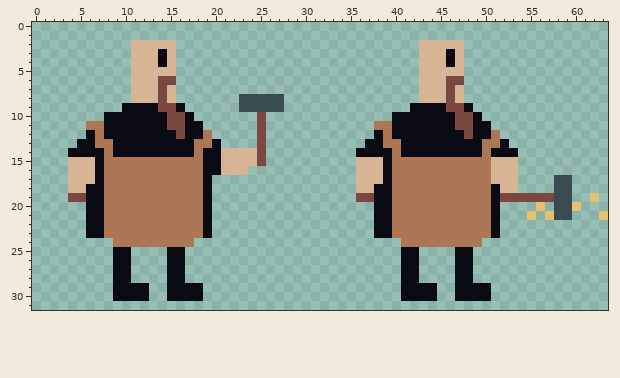
Pixel-art sprite -- camp-lilac/Assets/Sprites/Black Smith Animated with sparks.png. The first picture shows the starting point.
The file is 64x32 pixels.
The result:
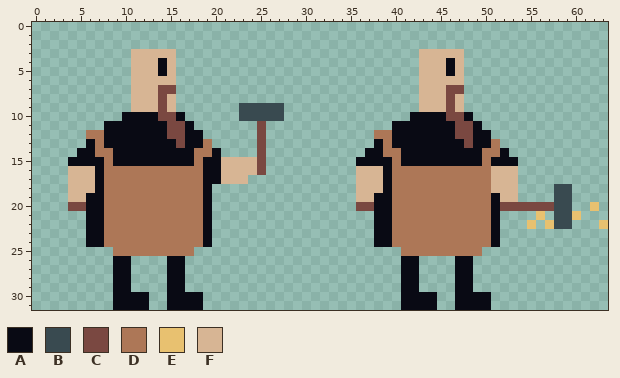
Palette (. is transparent): A #090a14  B #394a50  C #7a4841  D #ad7757  E #e8c170  F #d7b594
Diff:
y 2: x 11..15 FFFFF -> .....; x 43..47 FFFFF -> .....
y 3: x 14 A -> F; x 46 A -> F
y 5: x 14 F -> A; x 46 F -> A
y 6: x 14..15 CC -> FF; x 46..47 CC -> FF
y 7: x 15 F -> C; x 47 F -> C
y 8: x 23..27 BBBBB -> .....
y 9: x 10..13 AAAA -> .FFF; x 15..16 CA -> F.; x 42..45 AAAA -> .FFF; x 47..48 CA -> F.
y 10: x 8..9 AA -> ..; x 14 A -> C; x 16..17 CA -> A.; x 23..27 ..C.. -> BBBBB; x 40..41 AA -> ..; x 46 A -> C; x 48..49 CA -> A.
y 11: x 6..7 DD -> ..; x 18 A -> .; x 38..39 DD -> ..; x 50 A -> .
y 12: x 6 A -> D; x 15 A -> C; x 19 D -> .; x 38 A -> D; x 47 A -> C; x 51 D -> .
y 13: x 5 A -> .; x 8 D -> A; x 16 A -> C; x 18 D -> A; x 20 A -> .; x 37 A -> .; x 40 D -> A; x 48 A -> C; x 50 D -> A; x 52 A -> .
y 14: x 4 A -> .; x 7 A -> D; x 19 A -> D; x 21..24 FFFF -> ....; x 36 A -> .; x 39 A -> D; x 51 A -> D; x 53 A -> .
y 15: x 4..6 FFF -> AAA; x 9..17 DDDDDDDDD -> AAAAAAAAA; x 36..38 FFF -> AAA; x 41..49 DDDDDDDDD -> AAAAAAAAA; x 51..53 FFF -> AAA
y 16: x 24..25 .. -> FC
y 17: x 20..23 .... -> AFFF; x 58..59 BB -> ..
y 18: x 6 A -> F; x 38 A -> F; x 51 A -> F
y 19: x 4..5 CC -> FF; x 36..37 CC -> FF; x 52..57 CCCCCC -> FF....; x 62 E -> .
y 20: x 4..5 .. -> CC; x 36..37 .. -> CC; x 52..57 ....E. -> CCCCCC; x 60 E -> .; x 62 . -> E
y 21: x 55..57 E.E -> .E.; x 60 . -> E; x 63 E -> .
y 22: x 55 . -> E; x 57..59 ... -> EBB; x 63 . -> E
y 24: x 6..8 ... -> AAD; x 18..19 .. -> DA; x 38..40 ... -> AAD; x 50..51 .. -> DA
y 25: x 9..17 AA....AA. -> DDDDDDDDD; x 41..49 AA....AA. -> DDDDDDDDD
y 29: x 11..12 AA -> ..; x 17..18 AA -> ..; x 43..44 AA -> ..; x 49..50 AA -> ..
y 31: x 9..12 .... -> AAAA; x 15..18 .... -> AAAA; x 41..44 .... -> AAAA; x 47..50 .... -> AAAA
